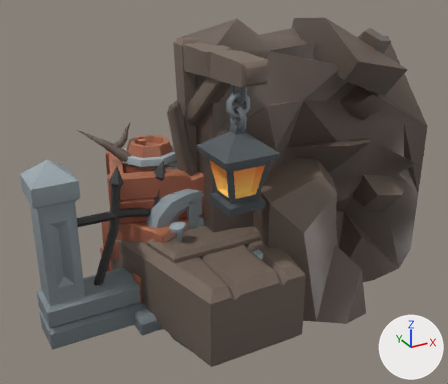
A saved change to the glTF model public/models/charneca.glb.
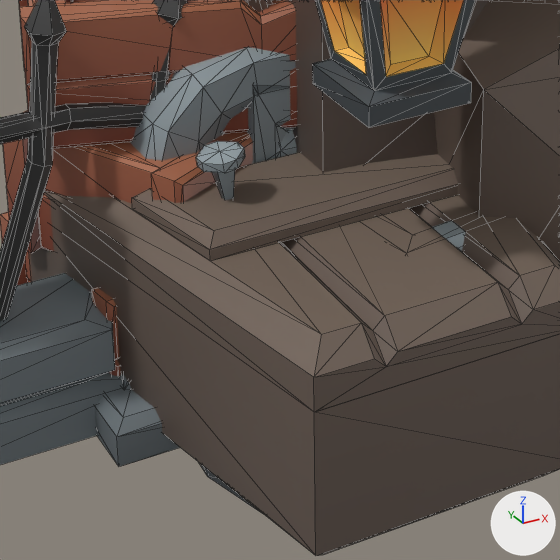
Old and new are each drawn whole from a camera (50 mm lens) standing at (-3.08, -6.3, 4.52) and looking at (0.51, 0.23, 1.26) and again close up on the part from 22% to 66% of the width and 45% to 96% of the height. Lighting does not change. The marker at lower right points along +X, +Y and +Z. The older version's two pictures come first. The close-ups show mesh edges as thin lines. Where no turn or scale is listed for an object, it has been applied to the vertices.

The first close-up shows 'coffin.001', 'coffin_lid', 'crates_stacked.001', 'fence_broken.001', 'fence_pillar_broken.001', 'grave_A_destroyed.001', 'gravestone.001', 'post_lantern_lantern', 'rubble_half.001' and 2 more.
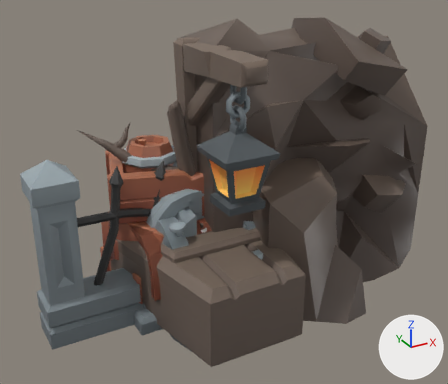
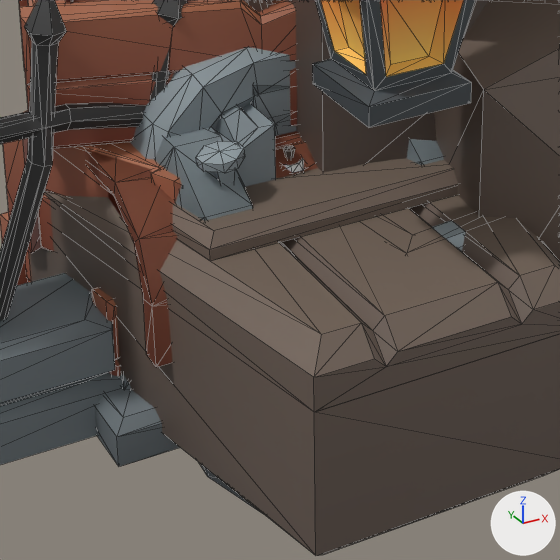
The change in detail:
Mesh me_chest_lid is new.
It has 248 vertices, 462 faces and spans x -0.85..0.85, y -1.31..0.14, z -0.17..0.8.
It uses material mat_texture (picture img_dungeon_texture).
Mesh me_chest_gold is new.
It has 600 vertices, 1106 faces and spans x -0.8..0.8, y -0.65..0.6, z 0.0..1.04.
It uses material mat_texture (picture img_dungeon_texture).
Mesh me_chest is new.
It has 150 vertices, 266 faces and spans x -0.8..0.8, y -0.65..0.6, z 0.0..0.6.
It uses material mat_texture (picture img_dungeon_texture).
Mesh me_cube_620 is new.
It has 198 vertices, 360 faces and spans x -0.55..0.55, y -0.55..0.55, z 0.0..1.79.
It uses material mat_halloweenbits (picture img_halloweenbits_texture).
Object 'chest_gold_lid' (ob_chest_gold_lid) is new; it shows me_chest_lid.
Its parent is ob_chest_gold_001.
Its location is (0.0, 0.565, 0.5).
Object 'chest_gold.001' (ob_chest_gold_001) is new; it shows me_chest_gold.
Its parent is ob_chest_gold.
Its location is (0.0, 0.0, 0.0).
Object 'chest_gold' (ob_chest_gold) is new.
Its location is (0.0, 0.0, 0.0).
Object 'chest_lid' (ob_chest_lid) is new; it shows me_chest_lid.
Its parent is ob_chest_001.
Its location is (0.0, 0.565, 0.5).
Object 'chest.001' (ob_chest_001) is new; it shows me_chest.
Its parent is ob_chest.
Its location is (0.0, 0.0, 0.0).
Object 'chest' (ob_chest) is new.
Its location is (0.0, 0.0, 0.0).
Object 'shrine_candles.001' (ob_shrine_candles_001) is new; it shows me_cube_620.
Its location is (0.0, 0.0, 0.0).

Boxes (x1, y1, x2, y2) around the edits, measured in the close-ups (560 x 560 px):
'chest_lid', added: after (85, 127, 444, 367)
'shrine_candles.001', added: after (215, 103, 304, 187)
'chest_gold_lid', added (mostly hidden): after (86, 127, 218, 366)
